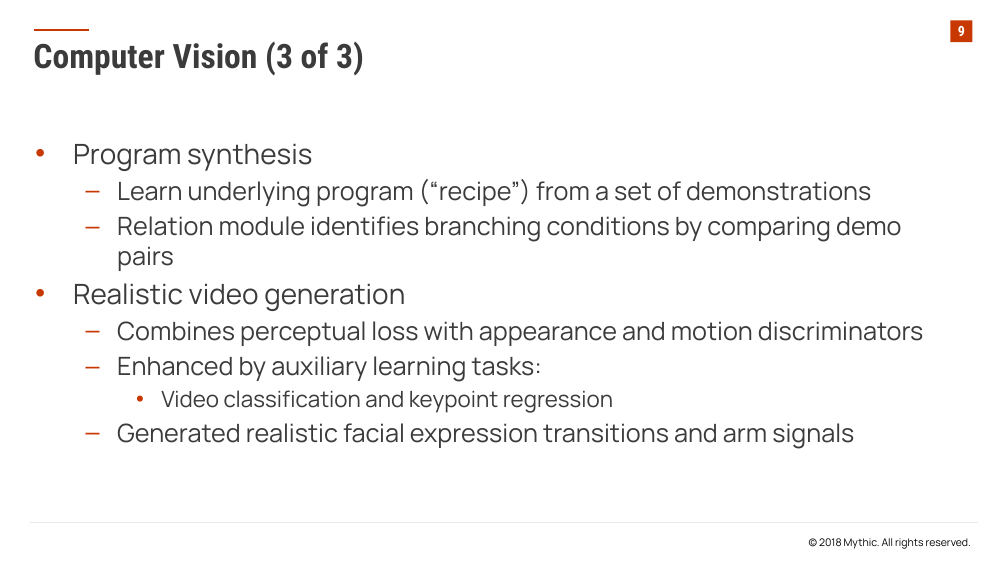
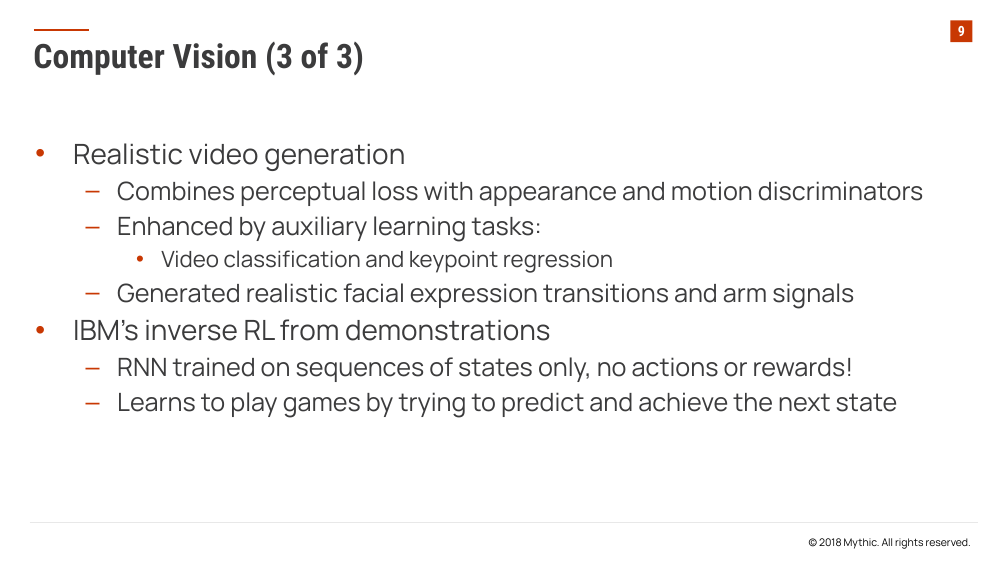
Before and after one commit to EbTech/ICML-2018, a slide deck: slide 9 of ICML 2018 Presentation.pptx. Drawn at 1008x567 pixels with LibreOffice and Linux fonts; fonts in the diff are those of the drawing; background and template pictures are left out. Boxes give left, top, right and bottom in pixels: in the first picture for what was removed or moved away, otherwise in the second. Text is boxed around its words. In the diff, an @@ line names an element or a change of style, - is before the commit and + after.

```diff
--- a/ICML 2018 Presentation.pptx
+++ b/ICML 2018 Presentation.pptx
@@ text at (x1=73, y1=143, x2=901, y2=271): paragraphs removed @@
-• Program synthesis
-  – Learn underlying program (“recipe”) from a set of demonstrations
-  – Relation module identifies branching conditions by comparing demo pairs
@@ text at (x1=73, y1=319, x2=898, y2=418): paragraphs added @@
+• IBM’s inverse RL from demonstrations
+  – RNN trained on sequences of states only, no actions or rewards!
+  – Learns to play games by trying to predict and achieve the next state
```
Also in this commit, not shown: 6 other slides changed.
